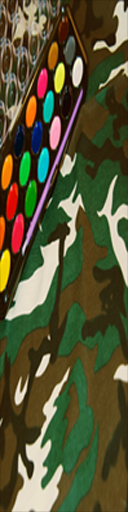
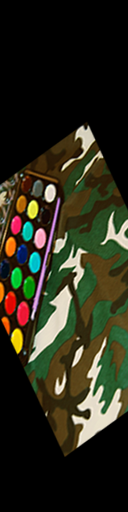
Revision of a layered w=128, h=512 image; what changed, layer by layer:
painted on "Layer 2" over [0, 0, 128, 512]
painted on "Layer 0" over [16, 129, 115, 468]
